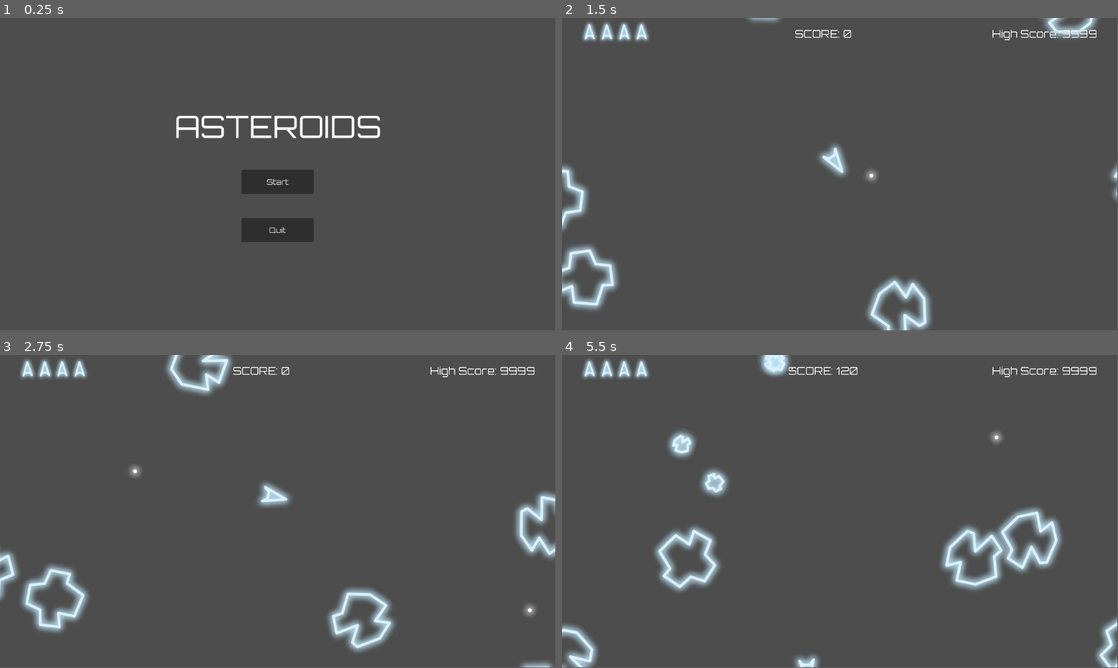
Above: before the commit, frames 1-4 (two rows, left to right).
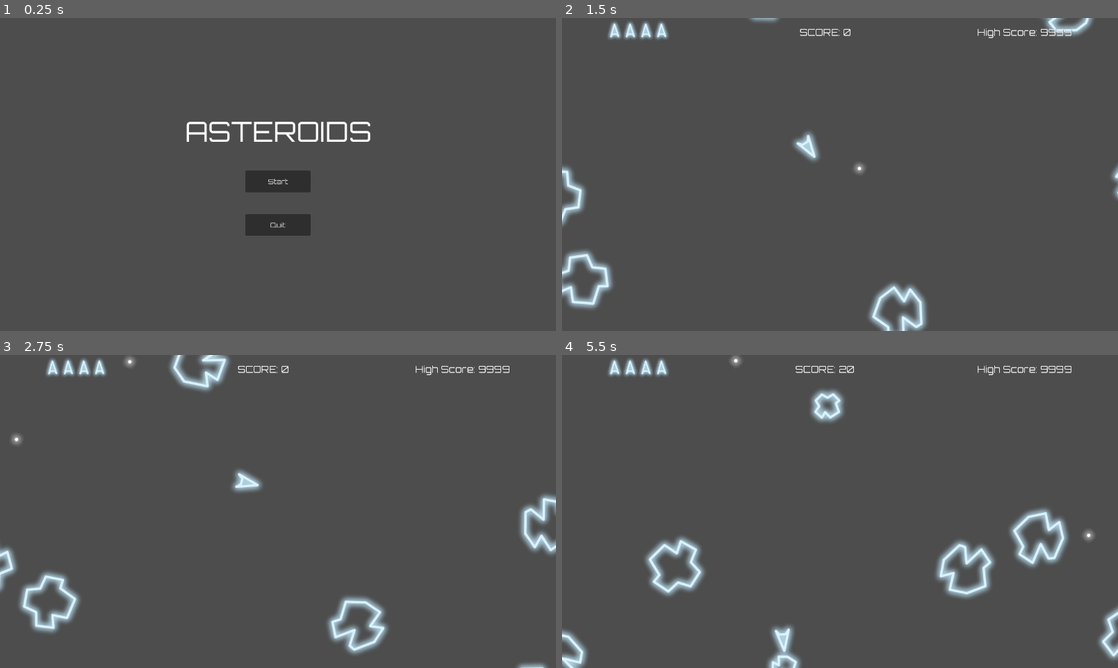
Above: after the commit, the same moments.

Repository: AllanSechrist/asteroids
Game: Godot game, scene res://scenes/UI/menu_base.tscn
The game is run twice, just before and just after one commit, with the same random seed, the same clock (stepped at 60 frames per second) and the same inputs. The project has no main scene, so this scene is started directly.
Inputs:
- Up to frame 1 (0.25 s): no input
- Up to frame 2 (1.5 s): click "Start" at 0.5 s; hold D (turn_right) from 1.28 s (still down); tap Space (fire) at 1.35 s
- Up to frame 3 (2.75 s): release D (turn_right) at 2.03 s; hold A (turn_left) from 2.03 s (still down); tap Space (fire) at 2.1 s
- Up to frame 4 (5.5 s): release A (turn_left) at 2.78 s; hold W (move) 2.78-3.53 s; hold D (turn_right) 2.78-4.28 s; tap Space (fire) at 3.05, 3.6, 4.35, 5.3 s; hold A (turn_left) from 4.28 s (still down); tap W (move) at 5.1 s
In our replay, the window is 799x449 before the commit and 800x450 after it. These sizes can differ from the game's own. Grey fills any space a smaller window leaves; there, only what the larger window draws over its background counts as a difference.

The runs differ from the first frame. In frame 1, 2.4% of the frame differs, in the area x 31-69%, y 31-72%; in frame 2, 4.5%; in frame 3, 6.8%; in frame 4, 10%, in the area x 0-100%, y 0-100%.

Commit message:
fix bullet asteroid collision bug. add limit to player bullets on screen.

Diff:
--- a/project.godot
+++ b/project.godot
@@ -17,6 +17,13 @@
 [autoload]
 
 GameState="*uid://c5rsfn0ap8qns"
+
+[display]
+
+window/size/viewport_width=1280
+window/size/viewport_height=720
+window/stretch/mode="viewport"
+window/stretch/aspect="expand"
 
 [global_group]
 
--- a/scenes/FX/bulletFX/bullet_fx.tscn
+++ b/scenes/FX/bulletFX/bullet_fx.tscn
@@ -3,6 +3,7 @@
 [ext_resource type="Script" uid="uid://blul3ucnbaqve" path="res://scenes/FX/bulletFX/bullet_fx.gd" id="1_22ama"]
 
 [node name="BulletFX" type="CPUParticles2D" unique_id=392035635]
+modulate = Color(0.9388745, 0.9388743, 1.540184e-06, 1)
 emitting = false
 amount = 3
 lifetime = 0.2
--- a/scenes/ship/bullet.gd
+++ b/scenes/ship/bullet.gd
@@ -1,17 +1,21 @@
 extends Area2D
 class_name Bullet
 
-@export var bullet_speed := 400.0
+@export var bullet_speed := 800.0
 @export var bullet_lifetime := 1.5
 @export var bullet_fx_scene: PackedScene
 
 @onready var bullet_timer: Timer = $BulletTimer
 @onready var collision_shape_2d: CollisionShape2D = $CollisionShape2D
 
+var velocity := Vector2.ZERO
+var fx: CPUParticles2D
 
-var velocity := Vector2.ZERO
+signal destroyed
 
 func _ready() -> void:
+	fx = bullet_fx_scene.instantiate()
+	get_tree().current_scene.add_child(fx)
 	bullet_timer.wait_time = bullet_lifetime
 	bullet_timer.start()
 	velocity = Vector2.RIGHT.rotated(rotation) * bullet_speed
@@ -21,6 +25,7 @@
 	wrap_screen()
 
 func _on_bullet_timer_timeout() -> void:
+	destroyed.emit()
 	queue_free()
 
 func wrap_screen() -> void:
@@ -39,9 +44,8 @@
 
 
 func _on_area_entered(area: Area2D) -> void:
-	if area.is_in_group("Asteroids"):
-		var fx = bullet_fx_scene.instantiate()
-		get_tree().current_scene.add_child(fx)
+	if area is Asteroid:
 		fx.global_position = global_position
 		fx.emitting = true
+		destroyed.emit()
 		queue_free()
--- a/scenes/ship/ship.gd
+++ b/scenes/ship/ship.gd
@@ -10,6 +10,7 @@
 @export var max_speed := 300.0
 @export var respawn_time := 1.0
 @export var invulernability_length := 2.0
+@export var max_bullets := 4
 
 
 @export_category("Child Scenes")
@@ -23,6 +24,7 @@
 @onready var death_particles: CPUParticles2D = $DeathParticles
 
 var state: ShipState = ShipState.ALIVE
+var active_bullets := 0
 
 signal death
 
@@ -64,10 +66,13 @@
 		fire()
 
 func fire() -> void:
-	var bullet = bullet_scene.instantiate()
-	bullet.global_position = muzzle.global_position
-	bullet.global_rotation = global_rotation
-	get_tree().current_scene.add_child(bullet)
+	if active_bullets < max_bullets:
+		var bullet = bullet_scene.instantiate()
+		bullet.destroyed.connect(_on_bullet_destroyed)
+		bullet.global_position = muzzle.global_position
+		bullet.global_rotation = global_rotation
+		get_tree().current_scene.add_child(bullet)
+		active_bullets += 1
 
 func _on_hit() -> void:
 	if state != ShipState.ALIVE:
@@ -90,6 +95,11 @@
 func _on_invulnerability_timer_timeout() -> void:
 	state = ShipState.ALIVE
 
+func _on_bullet_destroyed() -> void:
+	active_bullets -= 1
+	if active_bullets < 0:
+		active_bullets = 0
+
 func wrap_screen() -> void:
 	var screen_size = get_viewport_rect().size
 	var radius = collision_shape_2d.shape.radius
